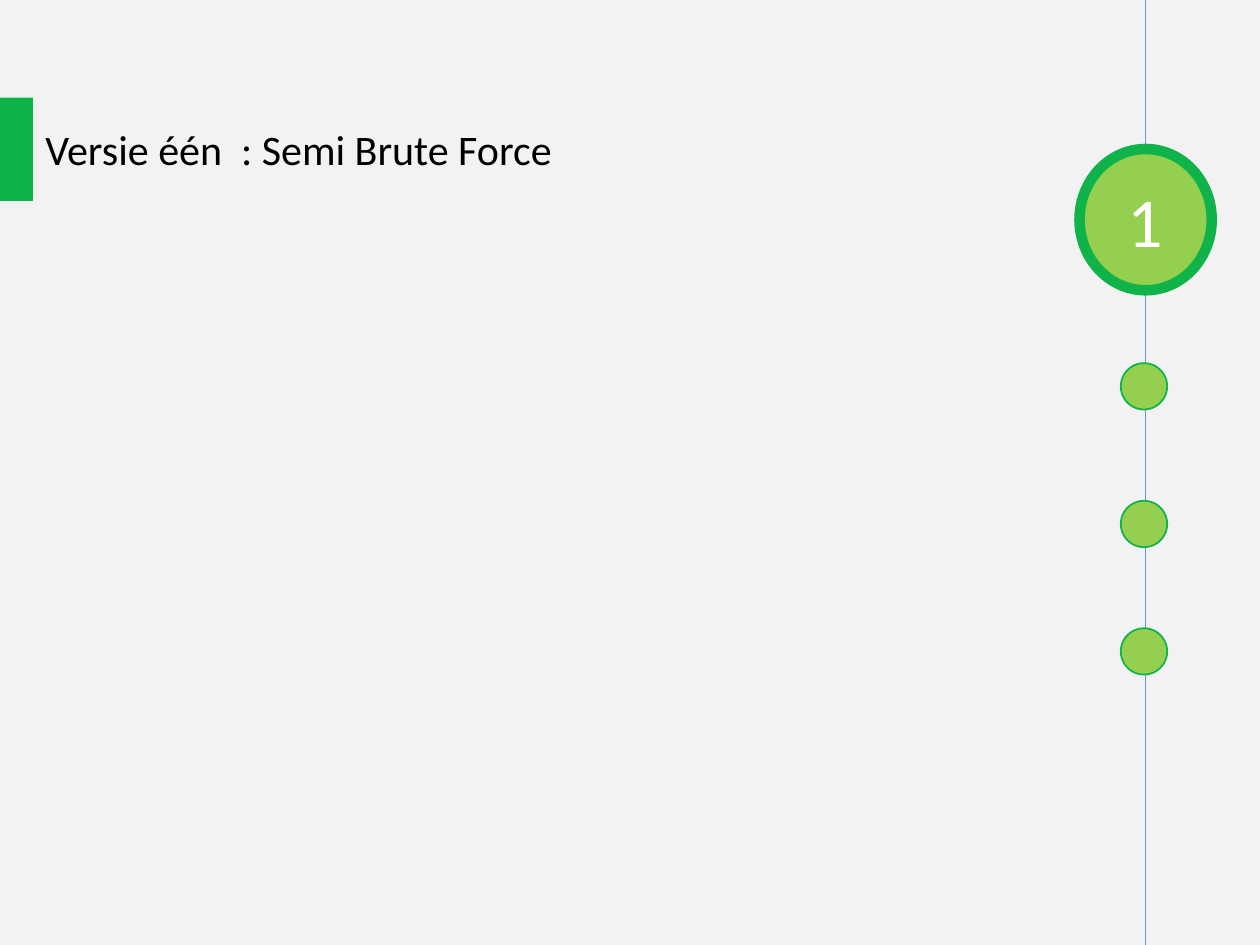
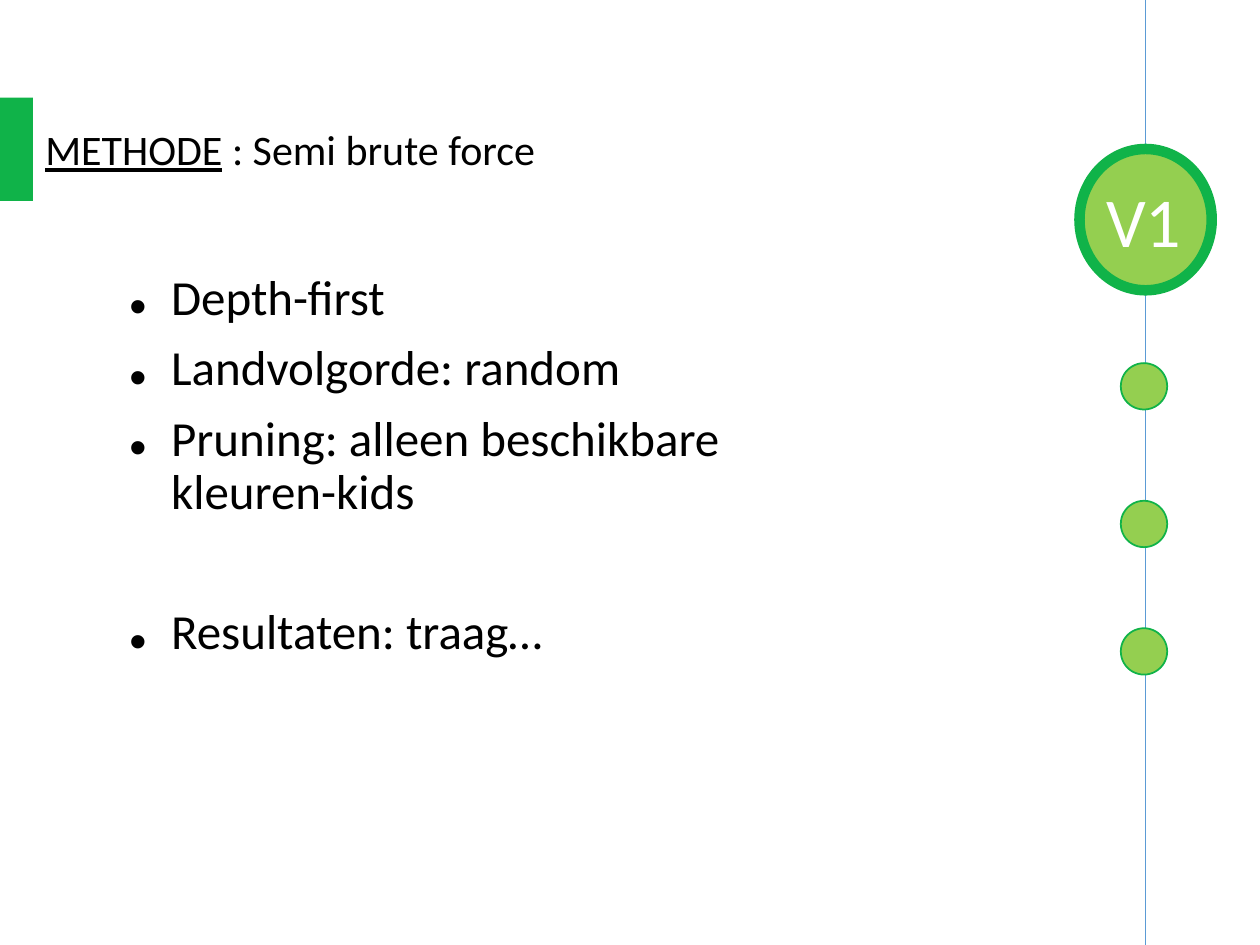
Before and after one commit to kimdebie/Heuristieken-Kaartkleuren, a slide deck: slide 9 of Presentaties/Final/TestDesign v01/8dec.pptx (slide 5 before the commit). Drawn at 1260x945 pixels with LibreOffice and Linux fonts; fonts in the diff are those of the drawing. Boxes give left, top, right and bottom in pixels: in the first picture for what was removed or moved away, otherwise in the second. Text is boxed around its words. In the diff, an @@ line names an element or a change of style, - is before the commit and + after.

Commit message:
presentation update

```diff
--- a/Presentaties/Final/TestDesign v01/8dec.pptx
+++ b/Presentaties/Final/TestDesign v01/8dec.pptx
@@ background #F2F2F2 to #FFFFFF @@
@@ text at (x1=45, y1=135, x2=535, y2=172): text changed @@
-Versie één : Semi Brute Force
+METHODE : Semi brute force
@@ text at (x1=1106, y1=202, x2=1181, y2=247): text changed @@
-1
+V1
@@ text added at (x1=171, y1=281, x2=719, y2=658), 28 pt, text #000000 @@
+• Depth-first
+• Landvolgorde: random
+• Pruning: alleen beschikbare kleuren-kids
+• Resultaten: traag…
```
Also in this commit, not shown: 11 other slides changed, 10 slides added, 2 slides removed.
